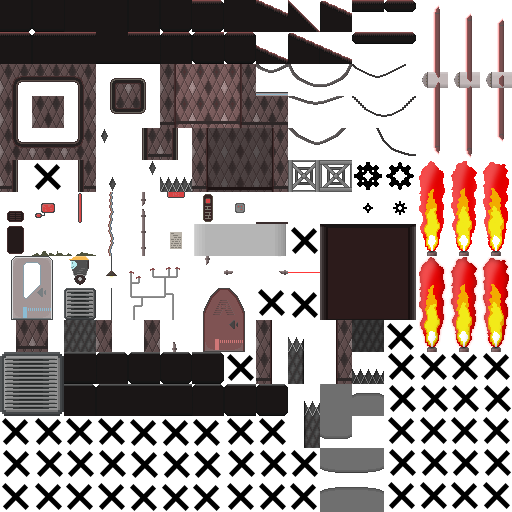
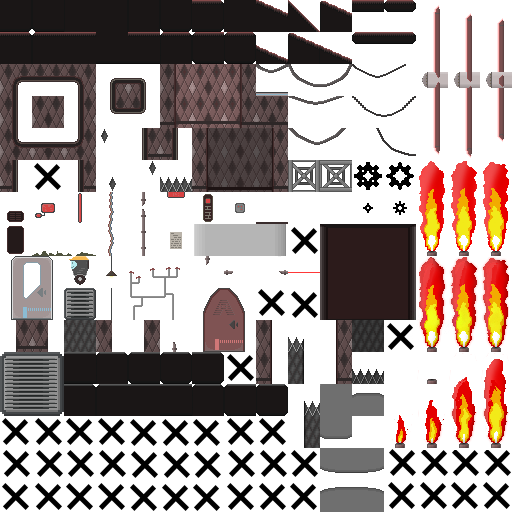
Layered file, before and after one edit (512x512). Changes by layer:
renamed "Layer 71" to "Layer 75", painted on it over box(388, 257, 511, 450)
